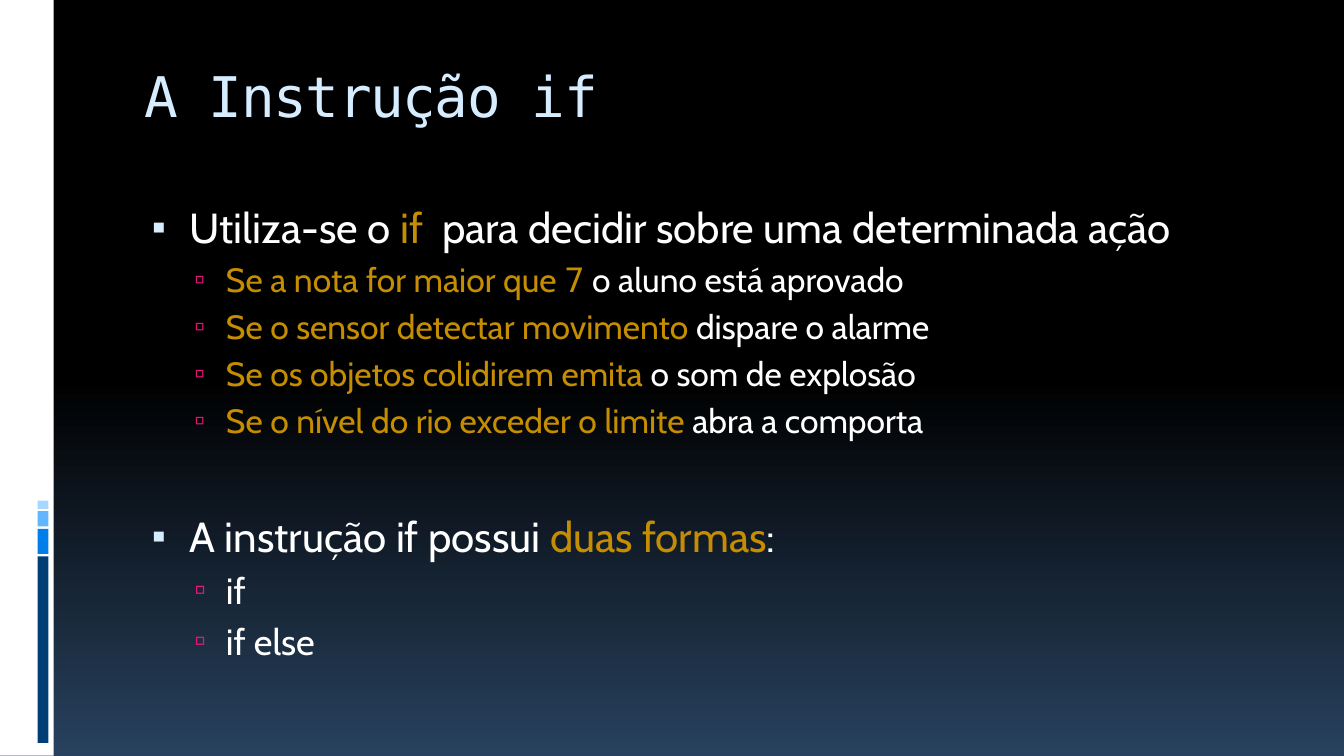
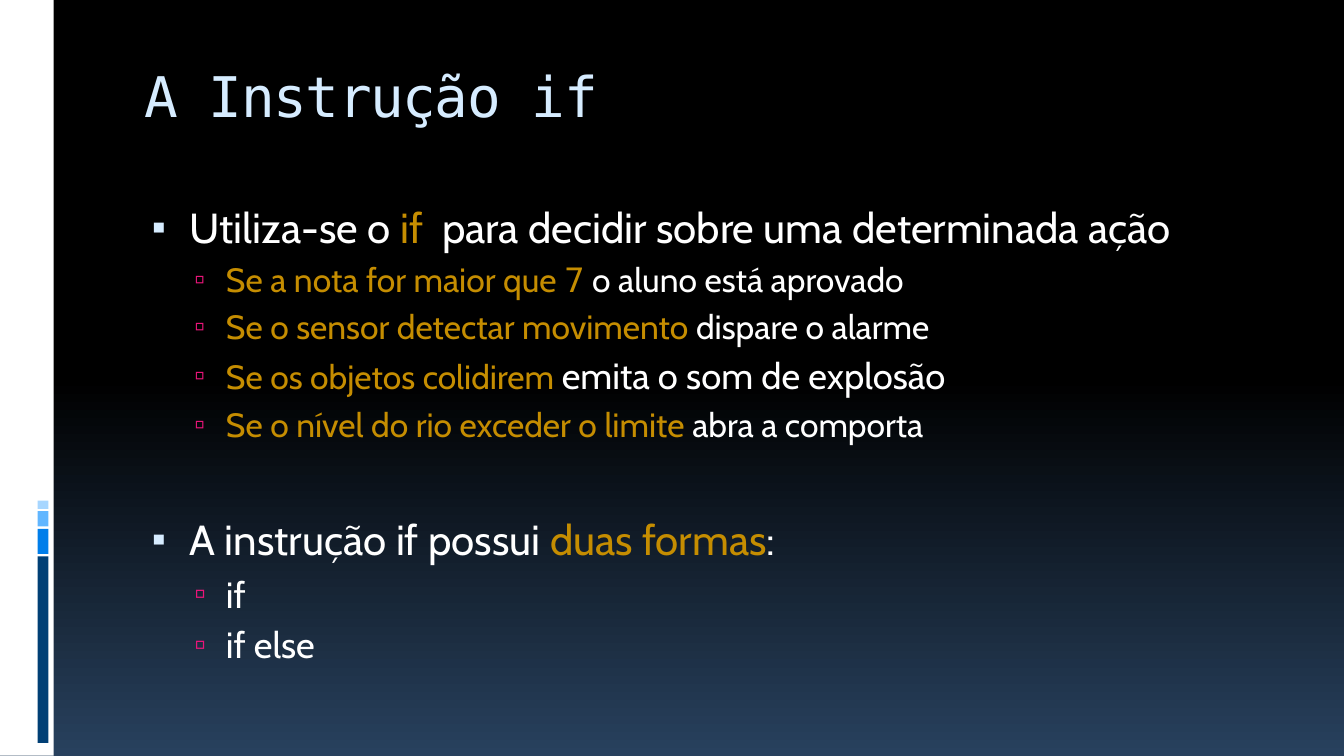
Before and after one commit to JudsonSS/ProgComp, a slide deck: slide 4 of Slides/20. Instrução de Desvio If.pptx. Drawn at 1344x756 pixels with LibreOffice and Linux fonts; fonts in the diff are those of the drawing. Boxes give left, top, right and bottom in pixels: in the first picture for what was removed or moved away, otherwise in the second. Text is boxed around its words. In the diff, an @@ line names an element or a change of style, - is before the commit and + after.

Commit message:
Semestre 2020.2

```diff
--- a/Slides/20. Instrução de Desvio If.pptx
+++ b/Slides/20. Instrução de Desvio If.pptx
@@ text at [226, 361, 945, 398]: size 24 to 26 pt in "emita o som de explosão"; text colour #C58D01 to #FFFFFF in "emita" @@
```
